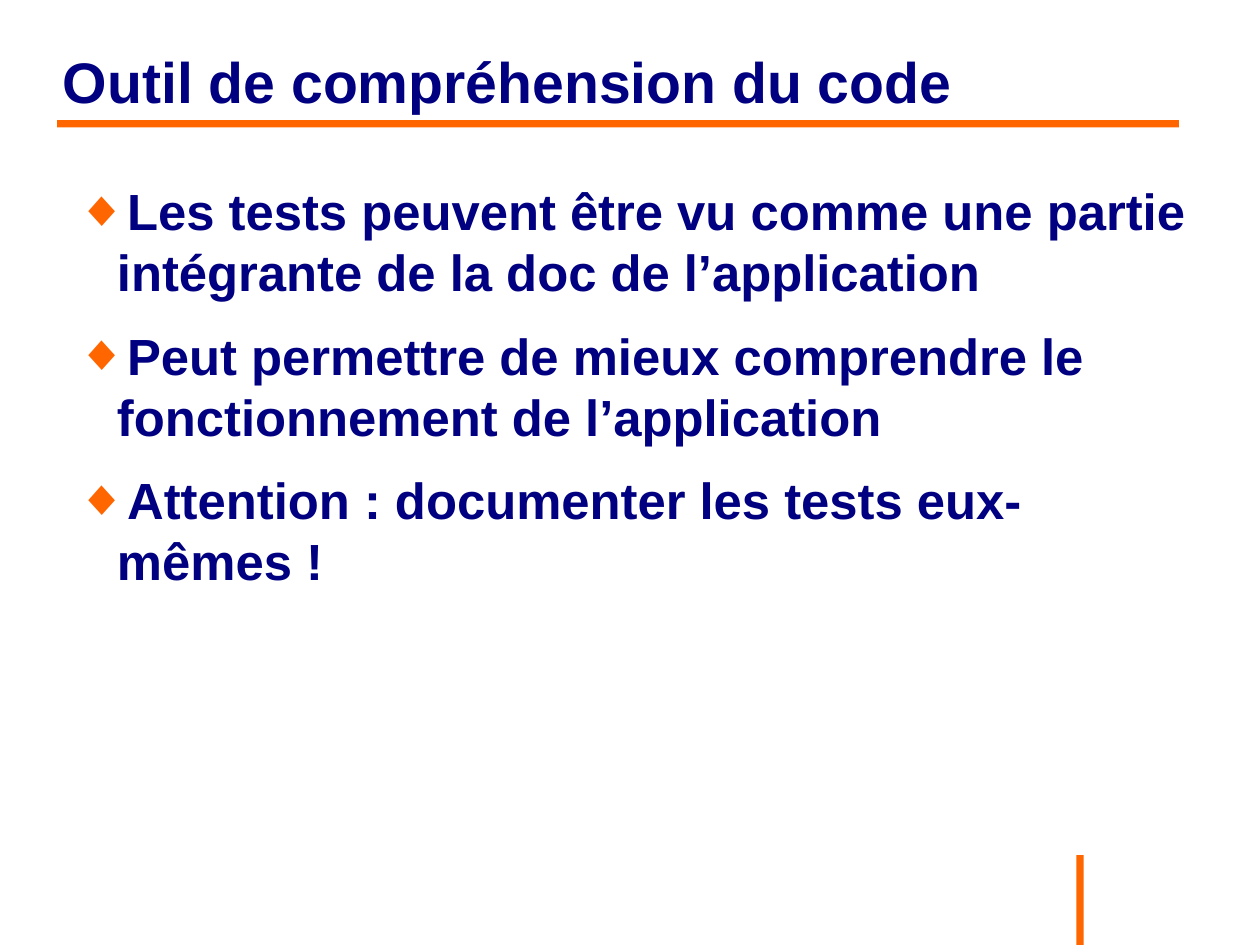
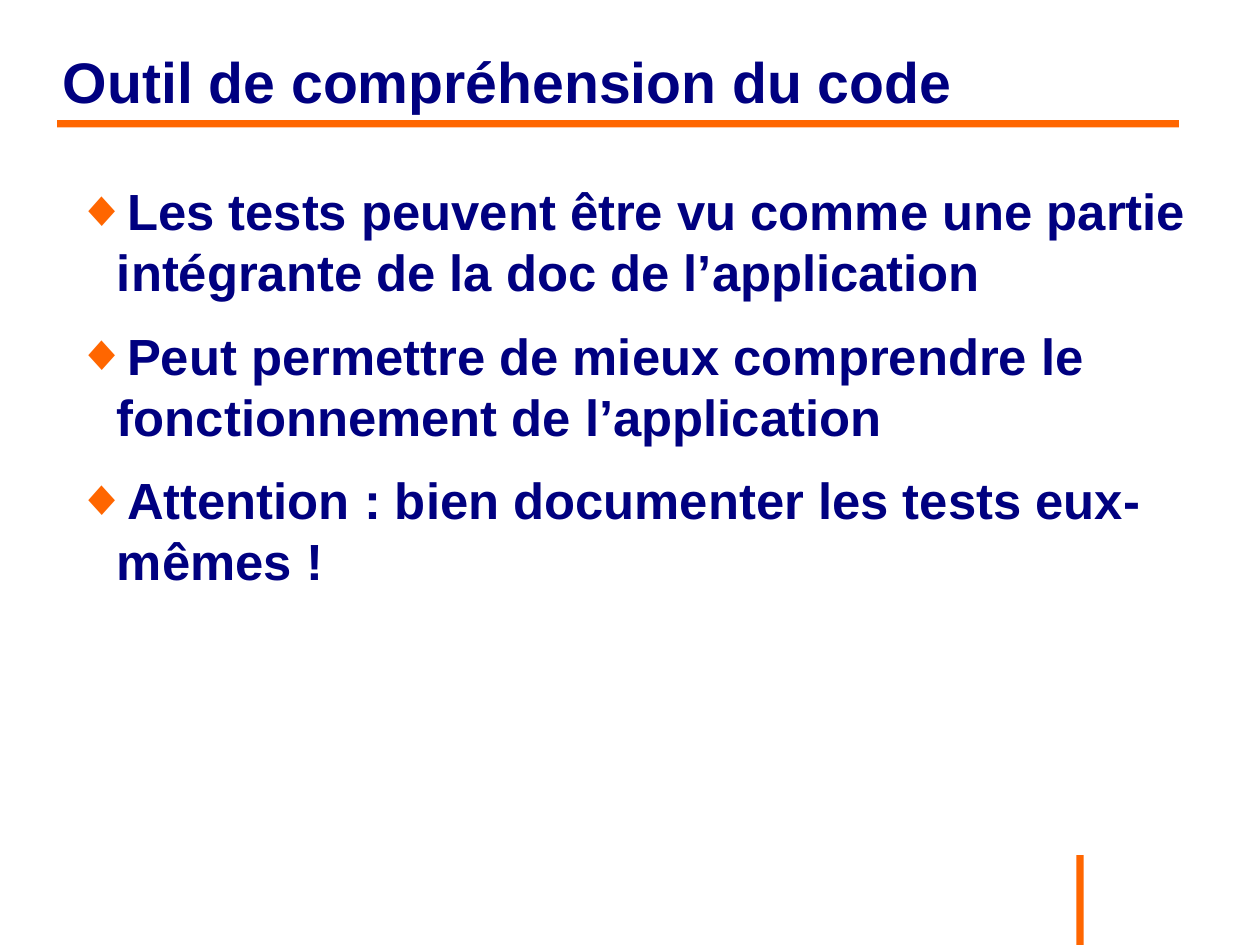
Before and after one commit to philphils/tests-unitaires-et-moins-unitaires, a slide deck: slide 10 of tests-unitaires-cours/nouveauDiapo/diapo_tests_unitaires.odp. Drawn at 1260x945 pixels with LibreOffice and Linux fonts; fonts in the diff are those of the drawing; background and template pictures are left out. Boxes give left, top, right and bottom in pixels: in the first picture for what was removed or moved away, otherwise in the second. Text is boxed around its words. In the diff, an @@ line names an element or a change of style, - is before the commit and + after.

```diff
--- a/tests-unitaires-cours/nouveauDiapo/diapo_tests_unitaires.odp
+++ b/tests-unitaires-cours/nouveauDiapo/diapo_tests_unitaires.odp
@@ text at [117, 482, 1139, 581]: text changed @@
-◆ Attention : documenter les tests eux-mêmes !
+◆ Attention : bien documenter les tests eux-mêmes !
```
Also in this commit, not shown: 2 other slides changed.
